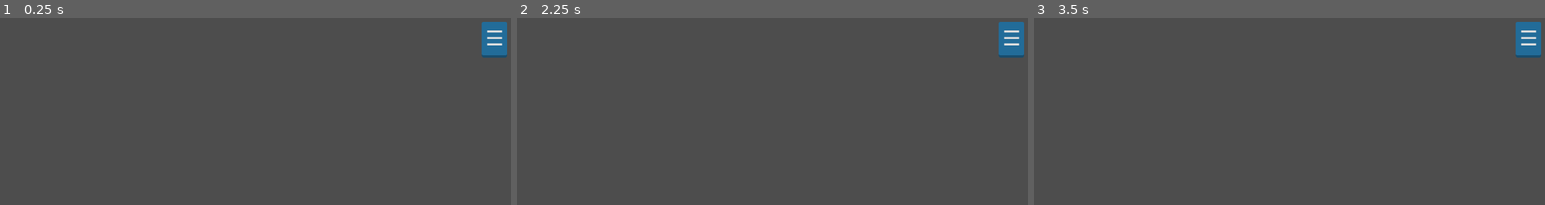
Above: before the commit, frames 1-3 (left to right).
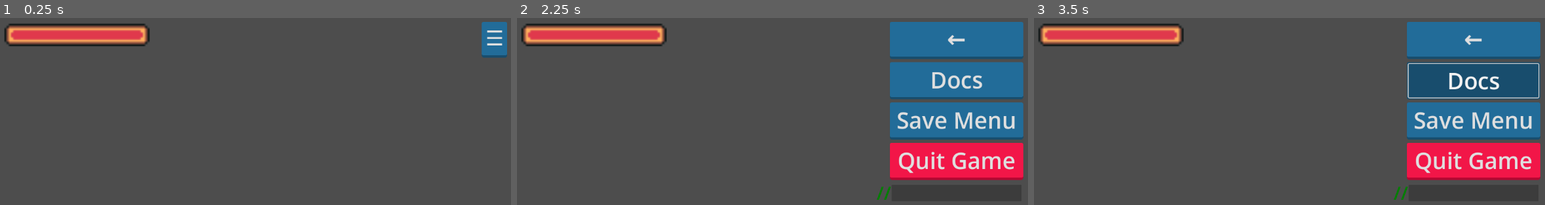
Above: after the commit, the same moments.

Repository: LPenney33/LFEG-RPG-Project
Game: Godot game, scene res://UI/Scenes/FullUI.tscn
Same seed, same stepped clock (60 frames per second), same inputs: the game is played once before the commit and once after it. The project has no main scene, so this scene is started directly.
Inputs (mouse positions are in pixels of both pictures, inside the frame that each line leads up to):
- Up to frame 1 (0.25 s): no input
- Up to frame 2 (2.25 s): click "☰" at 0.5 s; click (956, 40) at 1.25 s, where only the run after the commit has a clickable "←"; click "☰" at 2 s
- Up to frame 3 (3.5 s): click (1473, 81) at 2.75 s, where only the run after the commit has a clickable "Docs"

The runs differ from the first frame. In frame 1, 3.3% of the frame differs, in the area x 0-30%, y 3-16%; in frame 2, 23%, in the area x 0-100%, y 2-98%; in frame 3, 23%.

Commit message:
IDEK TBH

Diff:
--- a/UI/Scenes/FullUI.tscn
+++ b/UI/Scenes/FullUI.tscn
@@ -11,8 +11,8 @@
 grow_horizontal = 2
 grow_vertical = 2
 
-[node name="MenusInstance" parent="." instance=ExtResource("1_ri6pp")]
+[node name="HealthSystem" parent="." instance=ExtResource("2_a45hr")]
 layout_mode = 1
 
-[node name="HealthSystem" parent="." instance=ExtResource("2_a45hr")]
+[node name="MenuSystem" parent="." instance=ExtResource("1_ri6pp")]
 layout_mode = 1
--- a/UI/Scenes/Health.tscn
+++ b/UI/Scenes/Health.tscn
@@ -21,11 +21,11 @@
 [node name="TextureProgressBar" type="TextureProgressBar" parent="Health"]
 custom_minimum_size = Vector2(15, 0)
 layout_mode = 0
-offset_left = 8.0
-offset_top = 576.0
-offset_right = 72.0
-offset_bottom = 586.0
-scale = Vector2(7, 7)
+offset_left = 16.0
+offset_top = -344.0
+offset_right = 80.0
+offset_bottom = -334.0
+scale = Vector2(5, 5)
 value = 100.0
 texture_under = ExtResource("1_byr5i")
 texture_progress = ExtResource("2_vb1r4")
--- a/UI/Scenes/Menus.tscn
+++ b/UI/Scenes/Menus.tscn
@@ -16,8 +16,8 @@
 script/source = "extends Button
 
 # References to the QuitConfirm popup and MainMenu
-@onready var quitConfirmMenu = get_node(\"/root/FullUI/MenusInstance/Specific/QuitConfirm\")
-@onready var mainMenuControl = get_node(\"/root/FullUI/MenusInstance/MainMenu\")
+@onready var quitConfirmMenu = get_node(\"/root/FullUI/MenuSystem/Specific/QuitConfirm\")
+@onready var mainMenuControl = get_node(\"/root/FullUI/MenuSystem/MainMenu\")
 
 # Show Quit Confirm Menu When Button is clicked
 
@@ -47,9 +47,9 @@
 script/source = "extends LineEdit
 
 # Adjusted paths based on your scene structure
-@onready var xTendMenuControl = get_node(\"/root/FullUI/MenusInstance/ExtendedMenu\")
-@onready var mainMenuControl = get_node(\"/root/FullUI/MenusInstance/MainMenu\")
-@onready var console = get_node(\"/root/FullUI/MenusInstance/MainMenu/VBoxContainer/ExtendedMenuInitiator/Console\")
+@onready var xTendMenuControl = get_node(\"/root/FullUI/MenuSystem/ExtendedMenu\")
+@onready var mainMenuControl = get_node(\"/root/FullUI/MenuSystem/MainMenu\")
+@onready var console = get_node(\"/root/FullUI/MenuSystem/MainMenu/VBoxContainer/ExtendedMenuInitiator/Console\")
 
 
 
